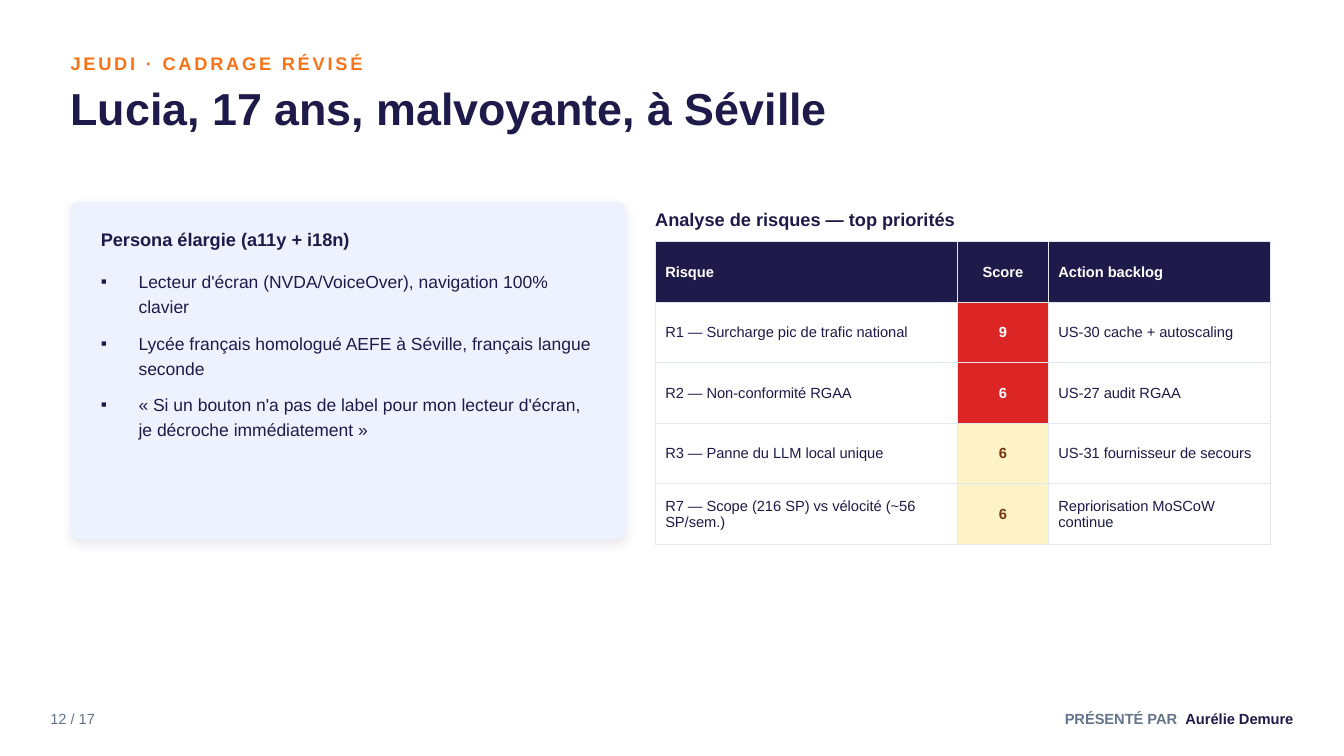
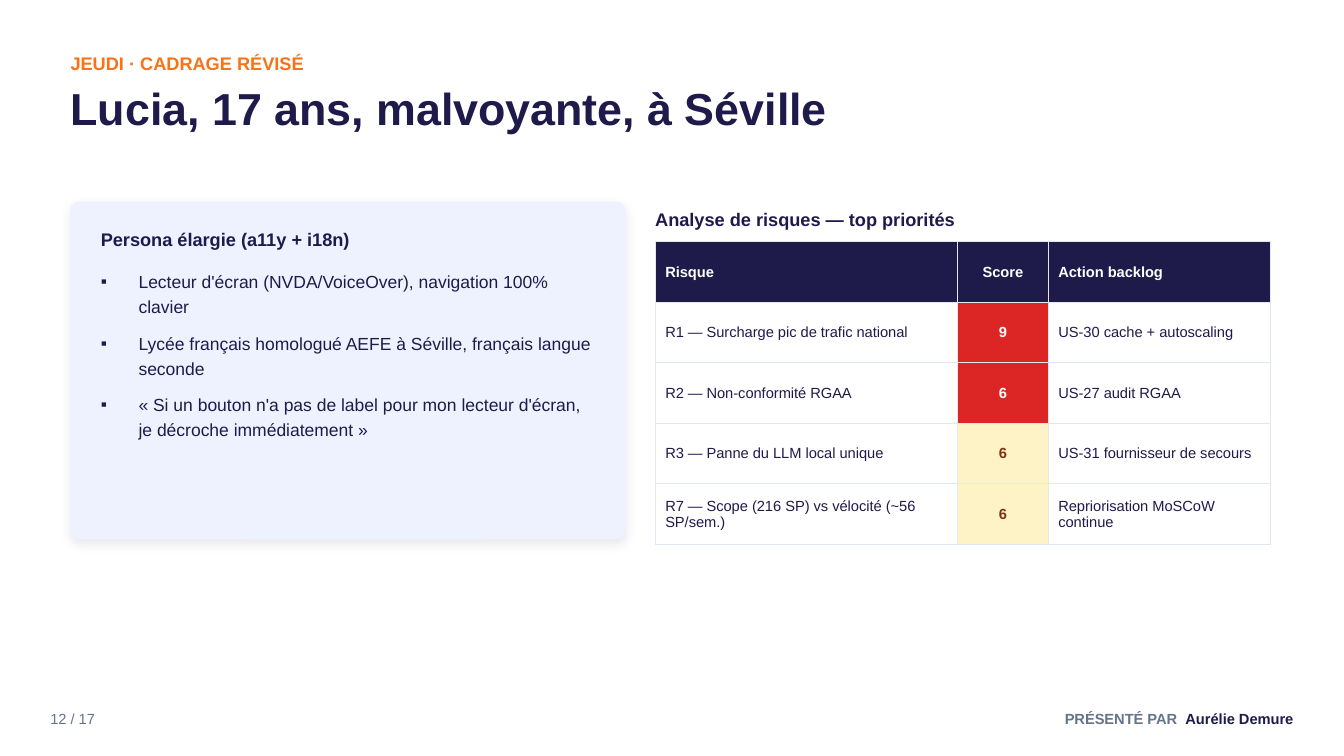
Before and after one commit to M4XAW/apocalipssi, a slide deck: slide 12 of docs/soutenance/equipe-29-soutenance-orale-v1.0.pptx. Drawn at 1344x756 pixels with LibreOffice and Linux fonts; fonts in the diff are those of the drawing. Boxes give left, top, right and bottom in pixels: in the first picture for what was removed or moved away, otherwise in the second. Text is boxed around its words. In the diff, an @@ line names an element or a change of style, - is before the commit and + after.

```diff
--- a/docs/soutenance/equipe-29-soutenance-orale-v1.0.pptx
+++ b/docs/soutenance/equipe-29-soutenance-orale-v1.0.pptx
@@ text "JEUDI · CADRAGE RÉVISÉ" at [71,56,304,70]: letter spacing 2 to 0 pt @@
@@ table: place and size @@
-table at [655,242,1270,534]
+table at [655,242,1270,573]
```
Also in this commit, not shown: 16 other slides changed, 1 other file.
